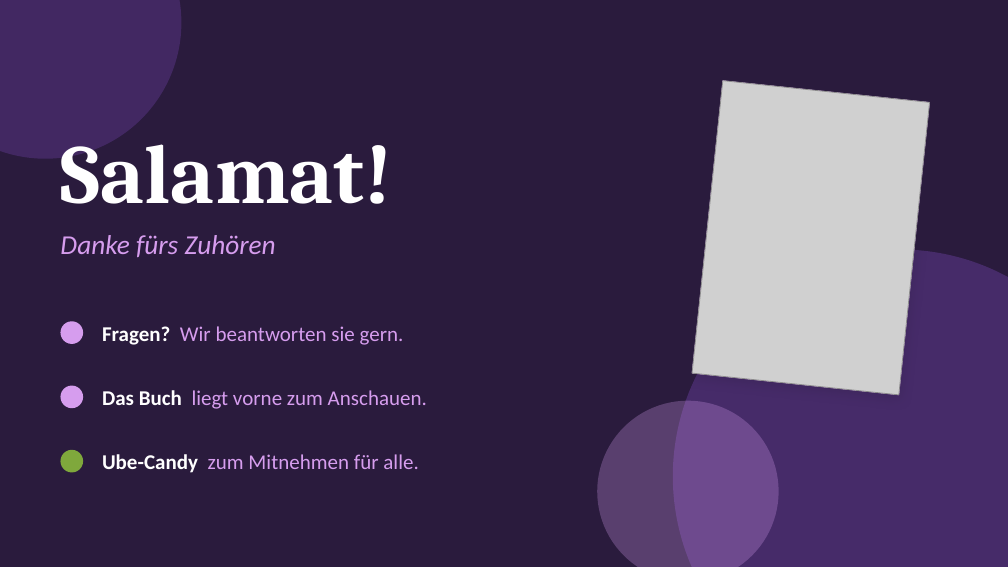
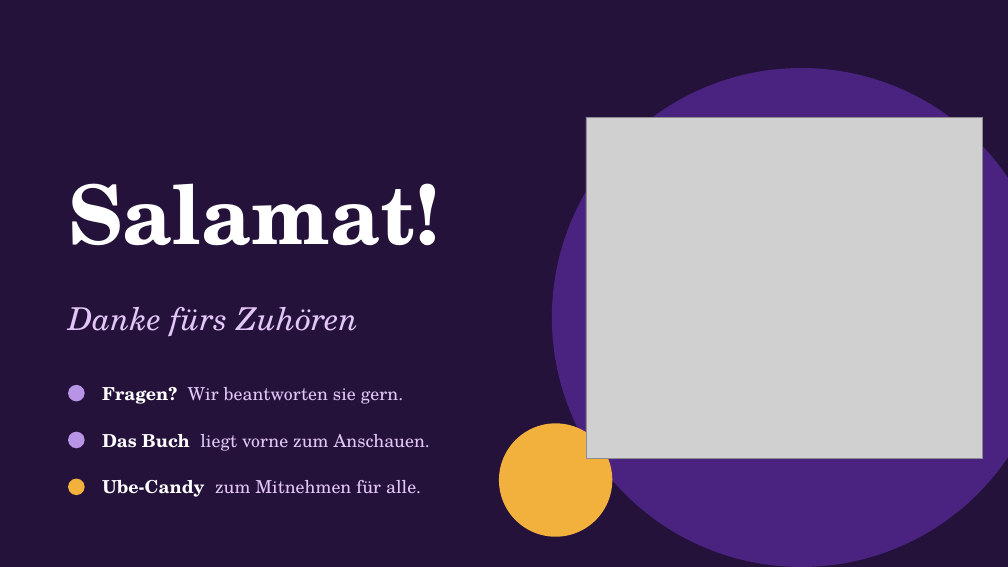
Before and after one commit to aezripeglow-collab/Ube-Sachbuch-Maturaarbeit, a slide deck: slide 19 of Ube Sachbuch Maturaarbeit/08 Präsentation/Ube_Maturapraesentation.pptx. Drawn at 1008x567 pixels with LibreOffice and Linux fonts; fonts in the diff are those of the drawing; grey boxes stand for pictures. Boxes give left, top, right and bottom in pixels: in the first picture for what was removed or moved away, otherwise in the second. Text is boxed around its words. In the diff, an @@ line names an element or a change of style, - is before the commit and + after.

```diff
--- a/Ube Sachbuch Maturaarbeit/08 Präsentation/Ube_Maturapraesentation.pptx
+++ b/Ube Sachbuch Maturaarbeit/08 Präsentation/Ube_Maturapraesentation.pptx
@@ background #2A1B3D to #24123A @@
@@ ellipse removed at box(0, 0, 181, 159) @@
@@ ellipse: place and size @@
-ellipse at box(673, 250, 1008, 567)
+ellipse at box(552, 68, 1008, 567)
@@ ellipse at box(552, 68, 1008, 567): fill #6A3FA0 at 45% opacity to #4A2380 @@
@@ rectangle removed at box(692, 81, 930, 395) @@
@@ picture removed at box(692, 81, 930, 395) @@
@@ picture added at box(586, 117, 983, 459) @@
@@ title "Salamat!": place and size @@
-title "Salamat!" at box(60, 144, 392, 204)
+title "Salamat!" at box(68, 183, 440, 246)
@@ title "Salamat!" at box(68, 183, 440, 246): size 80 to 78 pt, font Cambria to TeX Gyre Schola @@
@@ text "Danke fürs Zuhören": place and size @@
-text "Danke fürs Zuhören" at box(60, 235, 276, 257)
+text "Danke fürs Zuhören" at box(68, 307, 358, 336)
@@ text "Danke fürs Zuhören" at box(68, 307, 358, 336): size 26 to 30 pt, font Calibri to TeX Gyre Schola, text colour #D69DEE to #E2C6F7 @@
@@ ellipse added at box(68, 385, 85, 402), fill #B894E6 @@
@@ text "Fragen? Wir beantworten sie gern.": place and size @@
-text "Fragen? Wir beantworten sie gern." at box(102, 326, 404, 345)
+text "Fragen? Wir beantworten sie gern." at box(102, 387, 404, 404)
@@ text "Fragen? Wir beantworten sie gern." at box(102, 387, 404, 404): size 20 to 17 pt, font Calibri to TeX Gyre Schola; text colour #D69DEE to #E2C6F7 in "Wir beantworten sie gern." @@
@@ ellipse: place and size @@
-ellipse at box(60, 321, 83, 344)
+ellipse at box(68, 432, 85, 448)
@@ ellipse at box(68, 432, 85, 448): fill #D69DEE to #B894E6 @@
@@ text "Das Buch liegt vorne zum ...": place and size @@
-text "Das Buch liegt vorne zum ..." at box(102, 390, 427, 409)
+text "Das Buch liegt vorne zum ..." at box(102, 434, 430, 451)
@@ text "Das Buch liegt vorne zum ..." at box(102, 434, 430, 451): size 20 to 17 pt, font Calibri to TeX Gyre Schola; text colour #D69DEE to #E2C6F7 in "liegt vorne zum Anschauen." @@
@@ ellipse: place and size @@
-ellipse at box(597, 401, 779, 567)
+ellipse at box(499, 423, 613, 537)
@@ ellipse at box(499, 423, 613, 537): fill #D69DEE at 28% opacity to #F2B03D @@
@@ ellipse removed at box(60, 450, 83, 473) @@
@@ ellipse: place and size @@
-ellipse at box(60, 386, 83, 408)
+ellipse at box(68, 479, 85, 495)
@@ ellipse at box(68, 479, 85, 495): fill #D69DEE to #F2B03D @@
@@ text "Ube-Candy zum Mitnehmen für alle.": place and size @@
-text "Ube-Candy zum Mitnehmen für alle." at box(102, 454, 418, 473)
+text "Ube-Candy zum Mitnehmen für alle." at box(102, 480, 421, 497)
@@ text "Ube-Candy zum Mitnehmen für alle." at box(102, 480, 421, 497): size 20 to 17 pt, font Calibri to TeX Gyre Schola; text colour #D69DEE to #E2C6F7 in "zum Mitnehmen für alle." @@
```
Also in this commit, not shown: 18 other slides changed, 2 other files.
